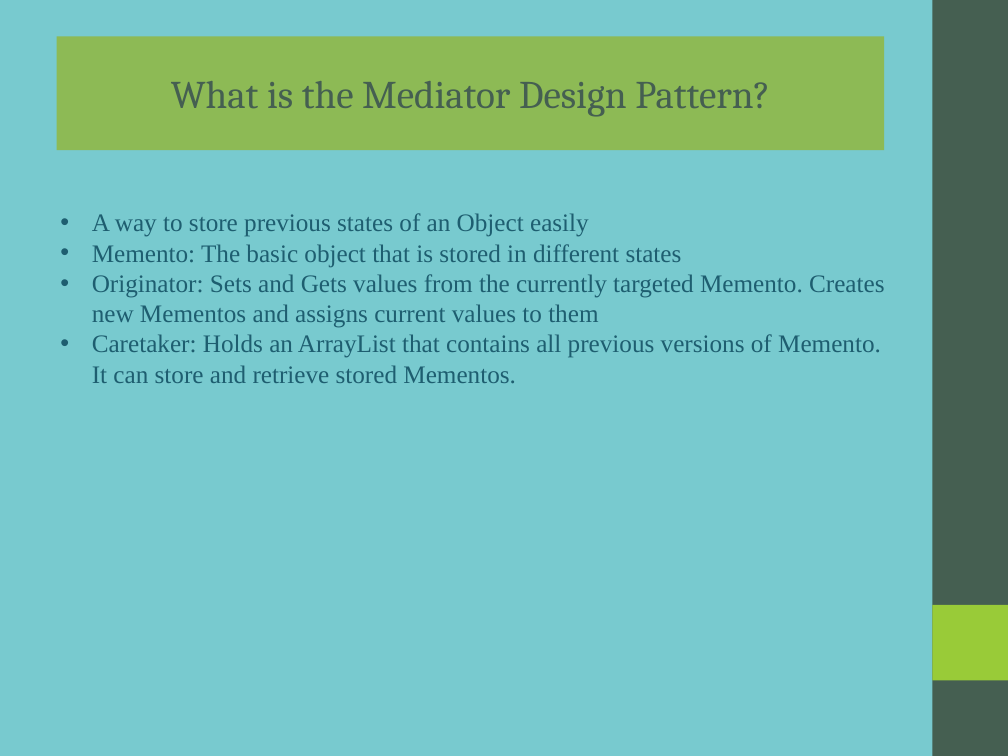
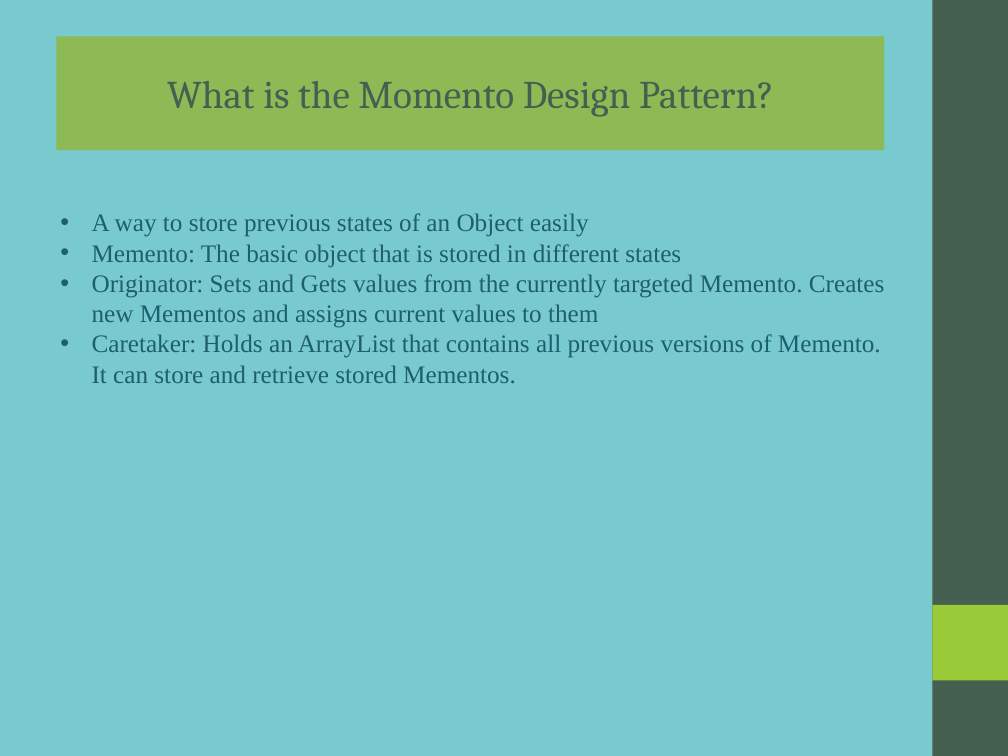
Before and after one commit to rzuniga64/java, a slide deck: slide 1 of design_patterns/src/behavorial/memento/docs/memento.ppt. Drawn at 1008x756 pixels with LibreOffice and Linux fonts; fonts in the diff are those of the drawing. Boxes give left, top, right and bottom in pixels: in the first picture for what was removed or moved away, otherwise in the second. Text is boxed around its words. In the diff, an @@ line names an element or a change of style, - is before the commit and + after.

Commit message:
Update momento pattern files.

```diff
--- a/design_patterns/src/behavorial/memento/docs/memento.ppt
+++ b/design_patterns/src/behavorial/memento/docs/memento.ppt
@@ text in rectangle at bbox=[167, 81, 774, 117]: text changed @@
-What is the Mediator Design Pattern?
+What is the Momento Design Pattern?
```
Also in this commit, not shown: 1 other slide changed, 5 other files.
